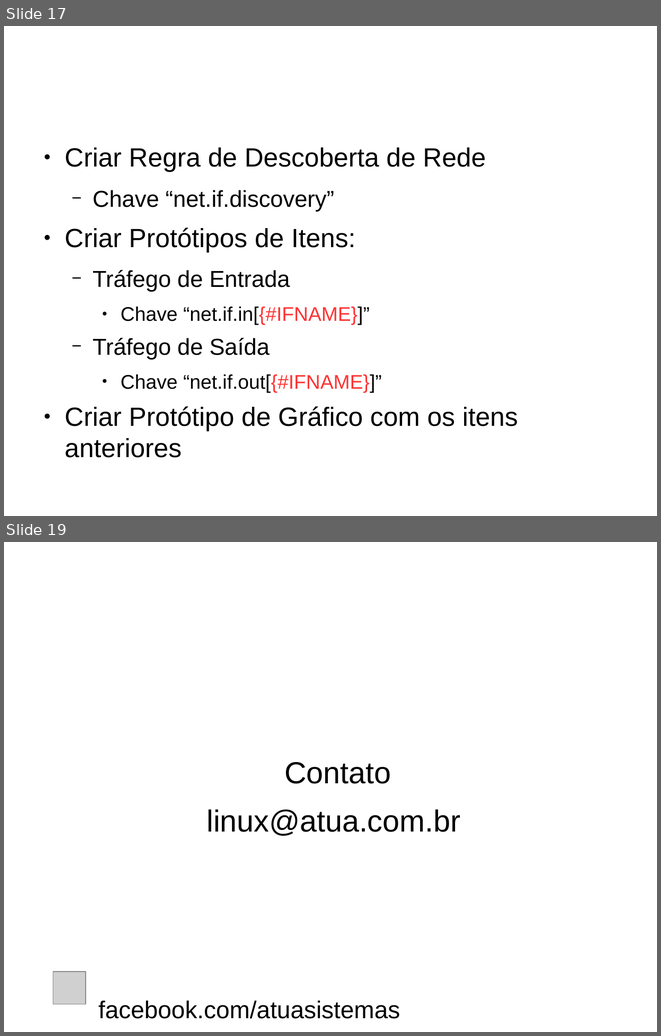
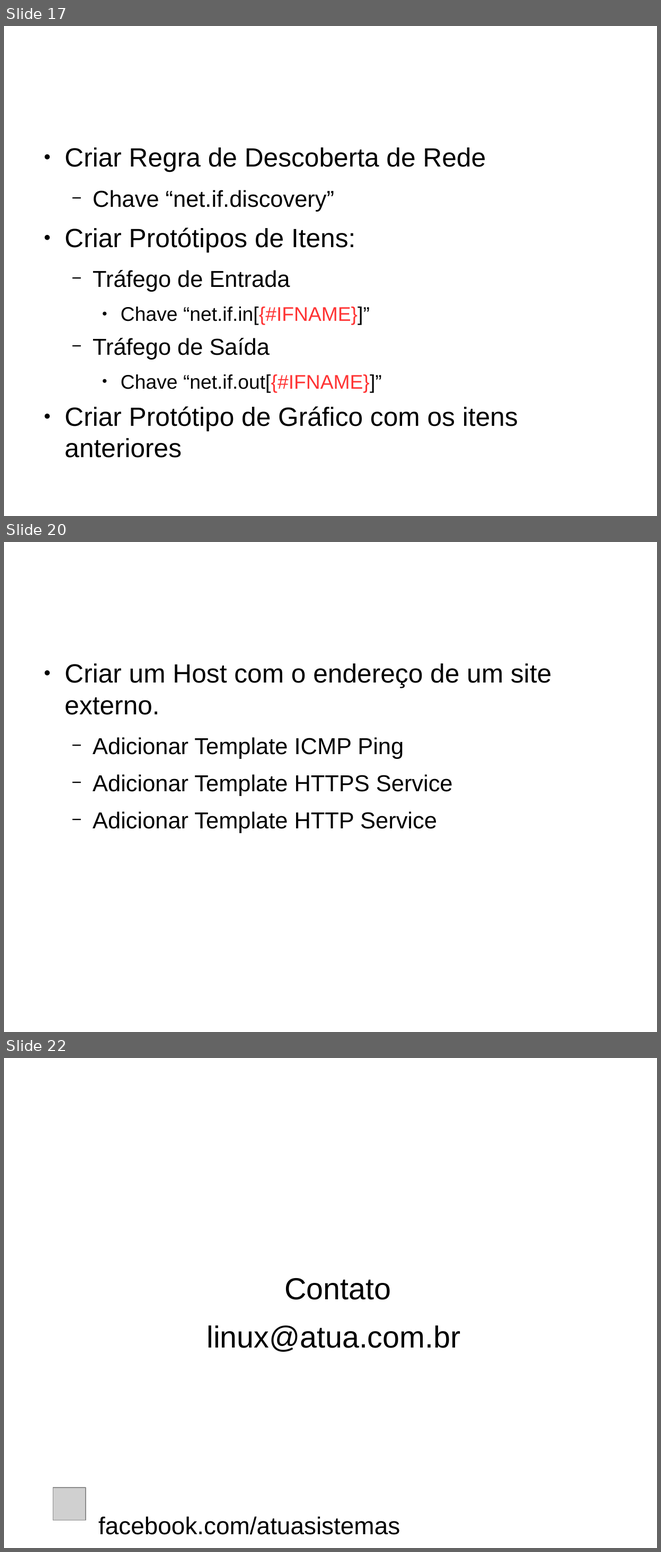
Before and after one commit to atualinux/zabbix, a slide deck: Atua_Zabbix_v1.odp. Shown one above the other, each under a label of ours: slides 17 and 19 before the commit, slides 17, 20 and 22 after it; the slides between them are not shown. The pictures are 661x1036 and 661x1552 pixels, drawn with LibreOffice and Linux fonts; fonts in the diff are those of the drawing; grey boxes stand for pictures; background and template pictures are left out. Boxes give left, top, right and bottom in pixels: in the first picture for what was removed or moved away, otherwise in the second. Text is boxed around its words. In the diff, an @@ line names an element or a change of style, - is before the commit and + after.

```diff
--- a/Atua_Zabbix_v1.odp
+++ b/Atua_Zabbix_v1.odp
@@ slide 20 added at <box>4,542,657,1032</box>, background picture (left out) @@
@@ title added at <box>36,567,625,649</box>, 44 pt, text #FFFFFF, bold @@
+Prática – Monitoramento Simples
@@ text added at <box>64,663,551,833</box>, 28 pt, text #000000 @@
+● Criar um Host com o endereço de um site externo.
+  − Adicionar Template ICMP Ping
+  − Adicionar Template HTTPS Service
+  − Adicionar Template HTTP Service
@@ what was slide 19 is now slide 22 @@
```
Also in this commit, not shown: 3 slides changed, 2 other slides added, 1 other file.
